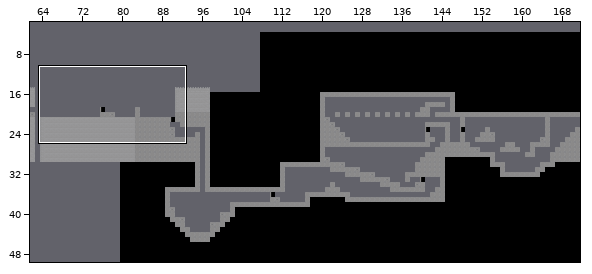
An edit to a level. Tiled map, map/map05.tmx. The first picture is a wide view before the edit; the outline marks the close-up.
Close-up. The starting point:
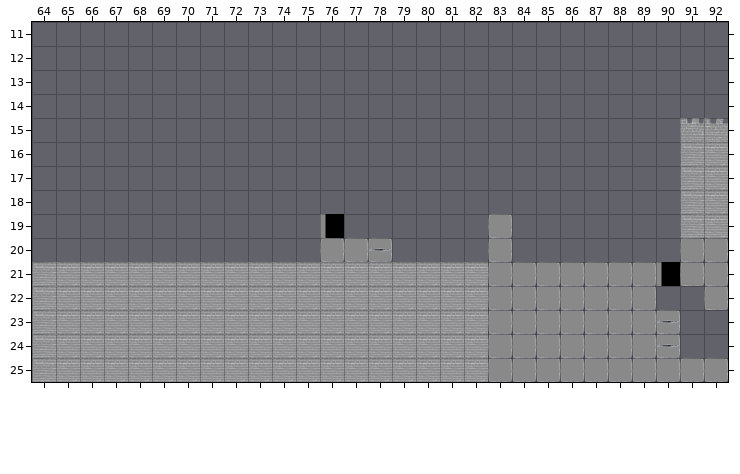
Cells are 70x70 px. Shown: x 64..92, y 11..25. The commit also changed other parts of the map, which this record leaves out.
After the commit:
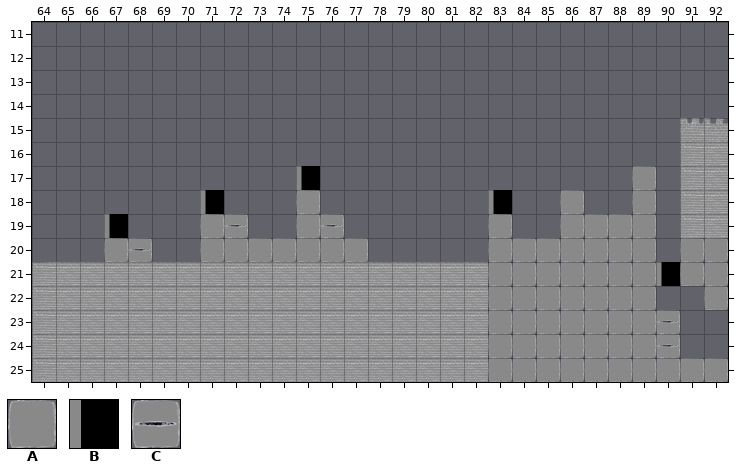
Key: from "blocks": A 4; from "colors": B 3; from "evileye-ani": C 0.
_ is an empty cell.
Objects are placed by their top-left corner, in cells (3,4 is the top-left corner of cell 3,4); size is 1x1 cell unless given.
The edit:
{"where": "layer \"Tile Layer 1\""}
{"y":17,"x":89,"old":"_","new":"A"}
{"y":18,"x":75,"old":"_","new":"A"}
{"y":18,"x":86,"old":"_","new":"A"}
{"y":18,"x":89,"old":"_","new":"A"}
{"y":19,"x":71,"old":"_","new":"A"}
{"y":19,"x":75,"old":"_","new":"A"}
{"y":19,"x":86,"old":"____","new":"AAAA"}
{"y":20,"x":67,"old":"_","new":"A"}
{"y":20,"x":71,"old":"_____","new":"AAAAA"}
{"y":20,"x":84,"old":"______","new":"AAAAAA"}
{"where": "layer \"Evil Boxes\""}
{"was": "C \"evilbox\" at 78,20", "now": "C \"evilbox\" at 72,19"}
{"now": "C \"evilbox\" at 76,19"}
{"now": "C \"evilbox\" at 68,20"}
{"where": "layer \"Checkpoints\""}
{"was": "B \"checkpoint\" at 76,19", "now": "B \"checkpoint\" at 71,18"}
{"now": "B \"checkpoint\" at 75,17"}
{"now": "B \"checkpoint\" at 83,18"}
{"now": "B \"checkpoint\" at 67,19"}
